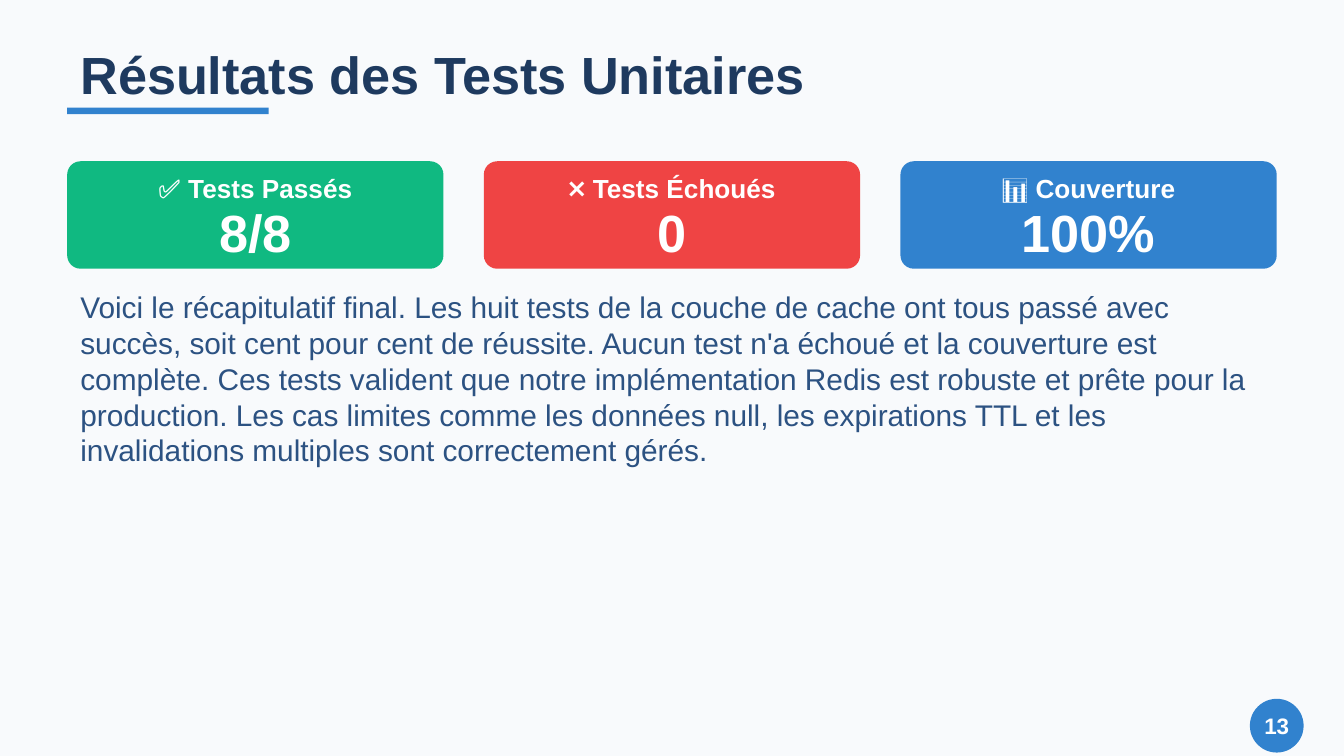
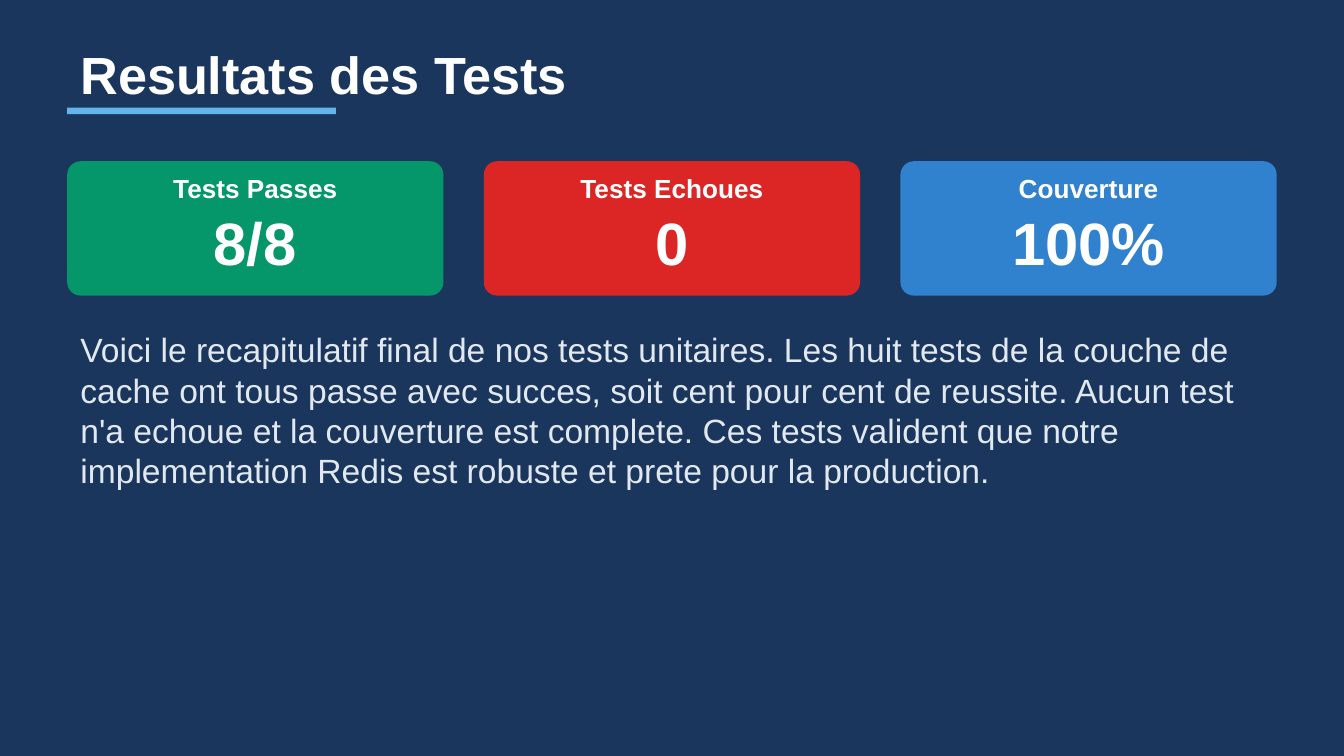
Before and after one commit to Zeinot/marketplace-saas, a slide deck: slide 13 of output/Presentation_Cache_Redis.pptx. Drawn at 1344x756 pixels with LibreOffice and Linux fonts; fonts in the diff are those of the drawing. Boxes give left, top, right and bottom in pixels: in the first picture for what was removed or moved away, otherwise in the second. Text is boxed around its words. In the diff, an @@ line names an element or a change of style, - is before the commit and + after.

```diff
--- a/output/Presentation_Cache_Redis.pptx
+++ b/output/Presentation_Cache_Redis.pptx
@@ background #F8FAFC to #1A365D @@
@@ text at [80,56,567,95]: text changed; text colour #1E3A5F to #FFFFFF @@
-Résultats des Tests Unitaires
+Resultats des Tests
@@ rectangle: place and size @@
-rectangle at [67,108,269,114]
+rectangle at [67,108,336,114]
@@ rectangle at [67,108,336,114]: fill #3182CE to #63B3ED @@
@@ rounded rectangle: place and size @@
-rounded rectangle at [67,161,444,269]
+rounded rectangle at [67,161,444,296]
@@ rounded rectangle at [67,161,444,296]: fill #10B981 to #059669; proportions changed @@
@@ rounded rectangle: place and size @@
-rounded rectangle at [484,161,860,269]
+rounded rectangle at [484,161,860,296]
@@ rounded rectangle at [484,161,860,296]: fill #EF4444 to #DC2626; proportions changed @@
@@ text at [580,179,763,199]: text changed @@
-❌ Tests Échoués
+Tests Echoues
@@ rounded rectangle: place and size @@
-rounded rectangle at [900,161,1277,269]
+rounded rectangle at [900,161,1277,296]
@@ rounded rectangle at [900,161,1277,296]: proportions changed @@
@@ text at [1019,179,1159,199]: text changed @@
-📊 Couverture
+Couverture
@@ text at [173,180,337,199]: text changed @@
-✅ Tests Passés
+Tests Passes
@@ size 28 to 32 pt in 3 elements at [214,221,297,267], [655,223,688,266], [1012,223,1165,266] @@
@@ text at [80,337,1234,489]: text changed; size 16 to 18 pt; text colour #2C5282 to #E2E8F0 @@
-Voici le récapitulatif final. Les huit tests de la couche de cache ont tous passé avec succès, soit cent pour cent de réussite. Aucun test n'a échoué et la couverture est complète. Ces tests valident que notre implémentation Redis est robuste et prête pour la production. Les cas limites comme les données null, les expirations TTL et les invalidations multiples sont correctement gérés.
+Voici le recapitulatif final de nos tests unitaires. Les huit tests de la couche de cache ont tous passe avec succes, soit cent pour cent de reussite. Aucun test n'a echoue et la couverture est complete. Ces tests valident que notre implementation Redis est robuste et prete pour la production.
@@ ellipse removed at [1250,699,1304,753] @@
@@ text removed at [1264,718,1289,735] @@
-13
```
Also in this commit, not shown: 16 other slides changed, 3 slides added, 3 slides removed, 22 other files.
